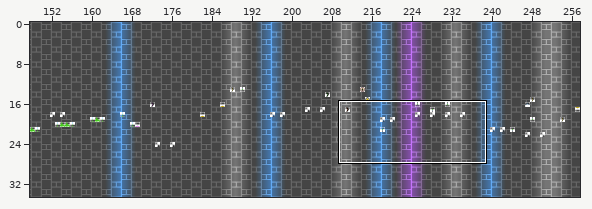
Tiled map: levels/chr_data/tmx/thelightningroad.tmx. Above, an overview of the earlier version with the close-up marked.
Close-up. First the earlier version:
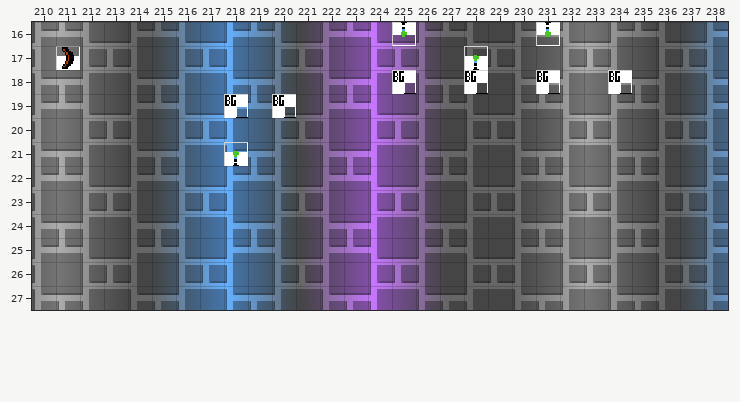
Cells are 16x16 px. Shown: x 210..238, y 16..27. The commit also changed other parts of the map, which this record leaves out. Not drawn, because the pictures are missing: unchanged layers "Layer 2", "Layer 2 +8y".
The same view after the edit:
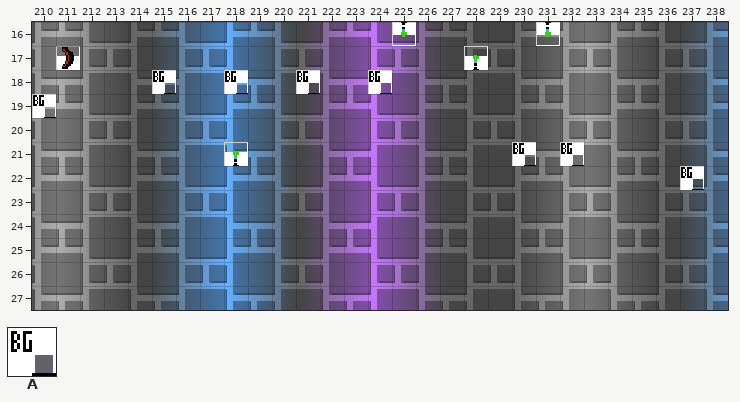
Key: from "sprites": A 256 "BG colour trigger".
Objects are placed by their top-left corner, in cells (3,4 is the top-left corner of cell 3,4); size is 1x1 cell unless given.
The edit:
--- layer "SP"
-A "BG colour trigger" at 225,18
+A "BG colour trigger" at 215,18
-A "BG colour trigger" at 228,18
+A "BG colour trigger" at 218,18
-A "BG colour trigger" at 231,18
+A "BG colour trigger" at 221,18
-A "BG colour trigger" at 234,18
+A "BG colour trigger" at 224,18
-A "BG colour trigger" at 218,19
+(outside this view)
-A "BG colour trigger" at 220,19
+A "BG colour trigger" at 210,19
-(outside this view)
+A "BG colour trigger" at 230,21
-(outside this view)
+A "BG colour trigger" at 232,21
-(outside this view)
+A "BG colour trigger" at 237,22
